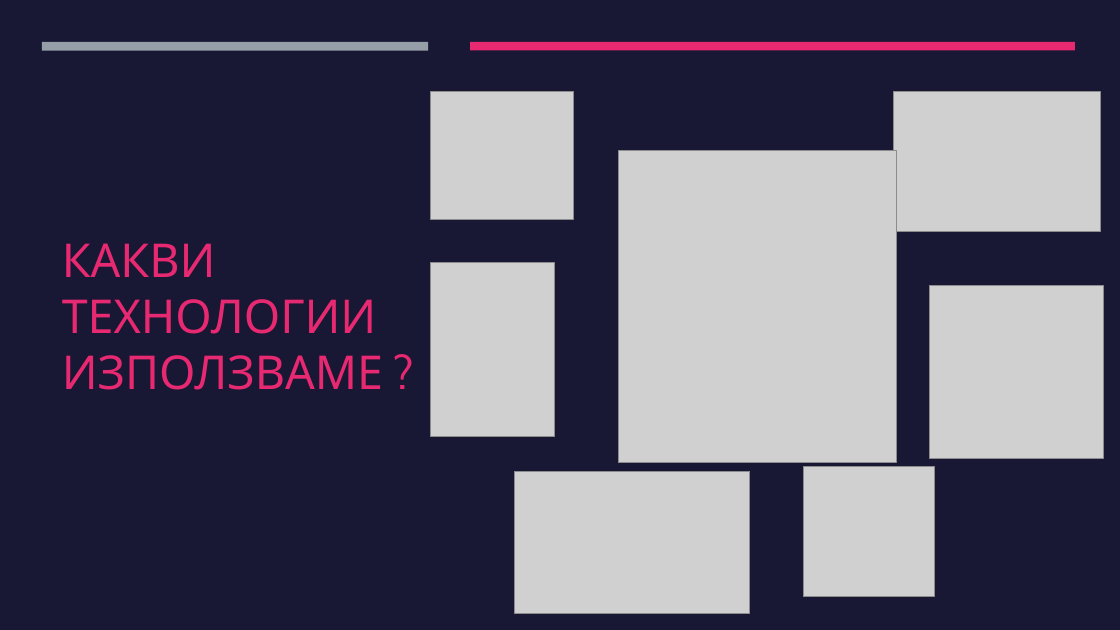
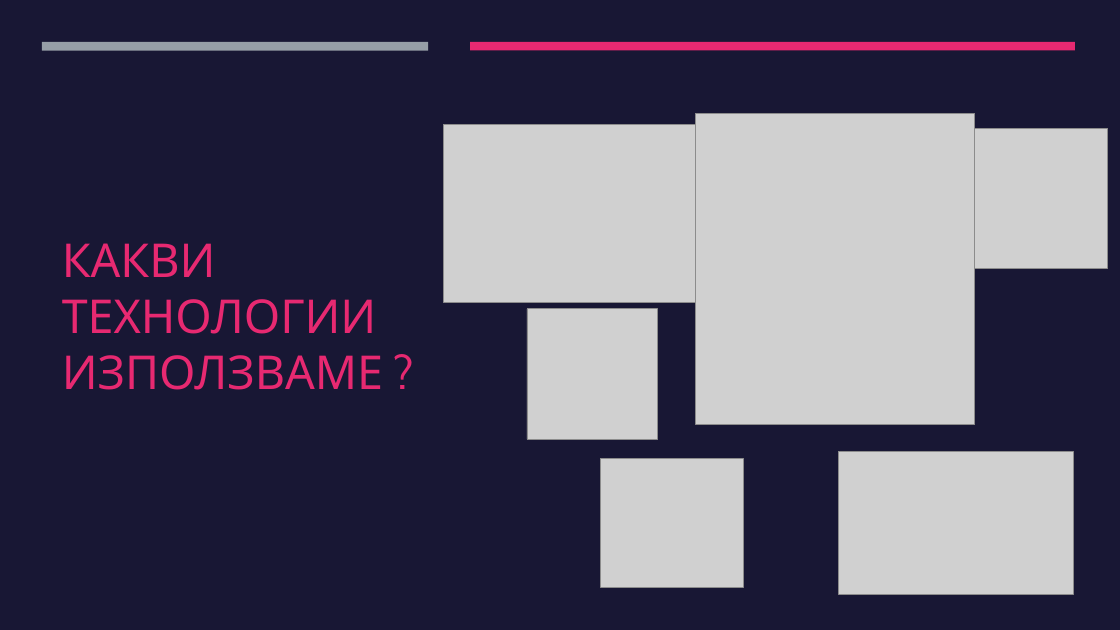
Before and after one commit to AnMe3z/BreachSneach, a slide deck: slide 4 of Presentation/Presentation.pptx. Drawn at 1120x630 pixels with LibreOffice and Linux fonts; fonts in the diff are those of the drawing; grey boxes stand for pictures. Boxes give left, top, right and bottom in pixels: in the first picture for what was removed or moved away, otherwise in the second. Text is boxed around its words. In the diff, an @@ line names an element or a change of style, - is before the commit and + after.

```diff
--- a/Presentation/Presentation.pptx
+++ b/Presentation/Presentation.pptx
@@ picture: place and size @@
-picture at <box>618,150,897,462</box>
+picture at <box>697,113,975,425</box>
@@ picture added at <box>444,124,696,302</box> @@
@@ picture: place and size @@
-picture at <box>894,92,1101,232</box>
+picture at <box>901,129,1107,269</box>
@@ picture removed at <box>430,263,555,437</box> @@
@@ picture removed at <box>929,286,1103,458</box> @@
@@ picture: place and size @@
-picture at <box>804,466,934,597</box>
+picture at <box>527,309,657,439</box>
@@ picture: place and size @@
-picture at <box>430,92,573,220</box>
+picture at <box>601,459,744,587</box>
@@ picture: place and size @@
-picture at <box>515,471,750,613</box>
+picture at <box>839,452,1074,594</box>
```
Also in this commit, not shown: 1 other file.
